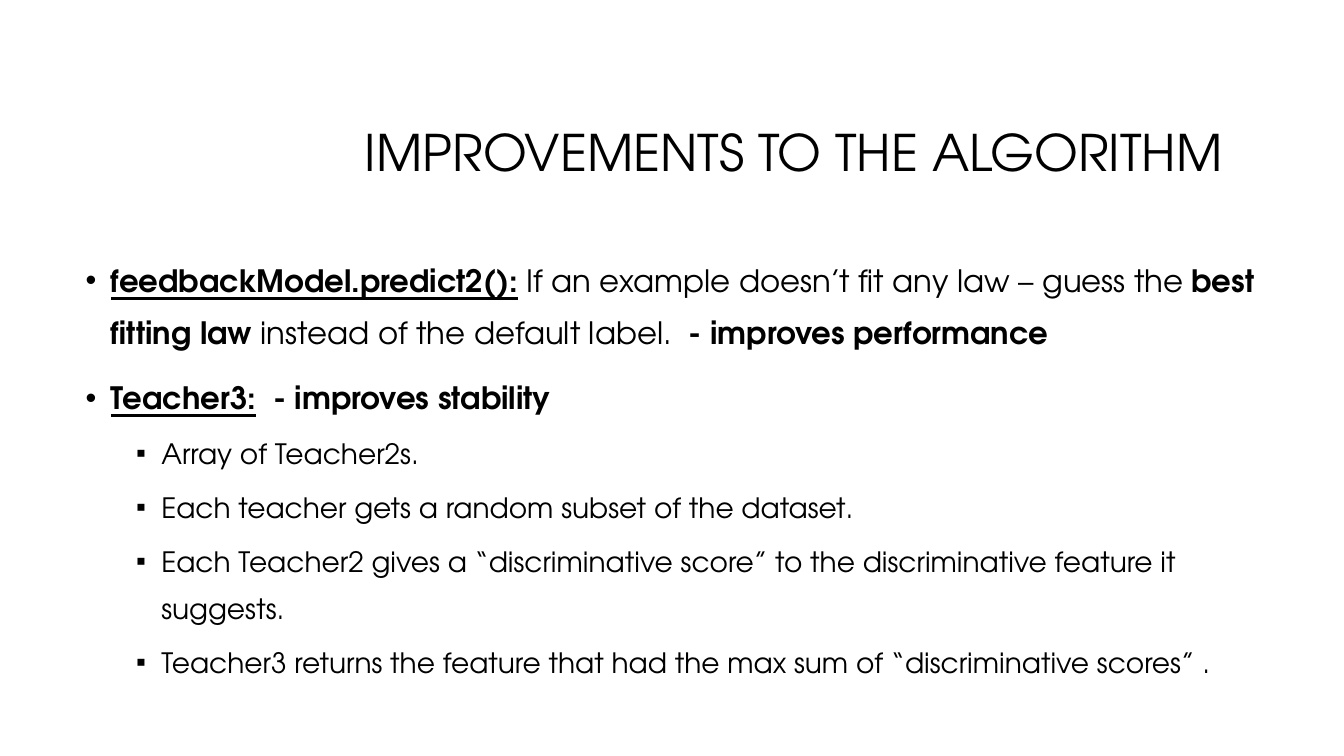
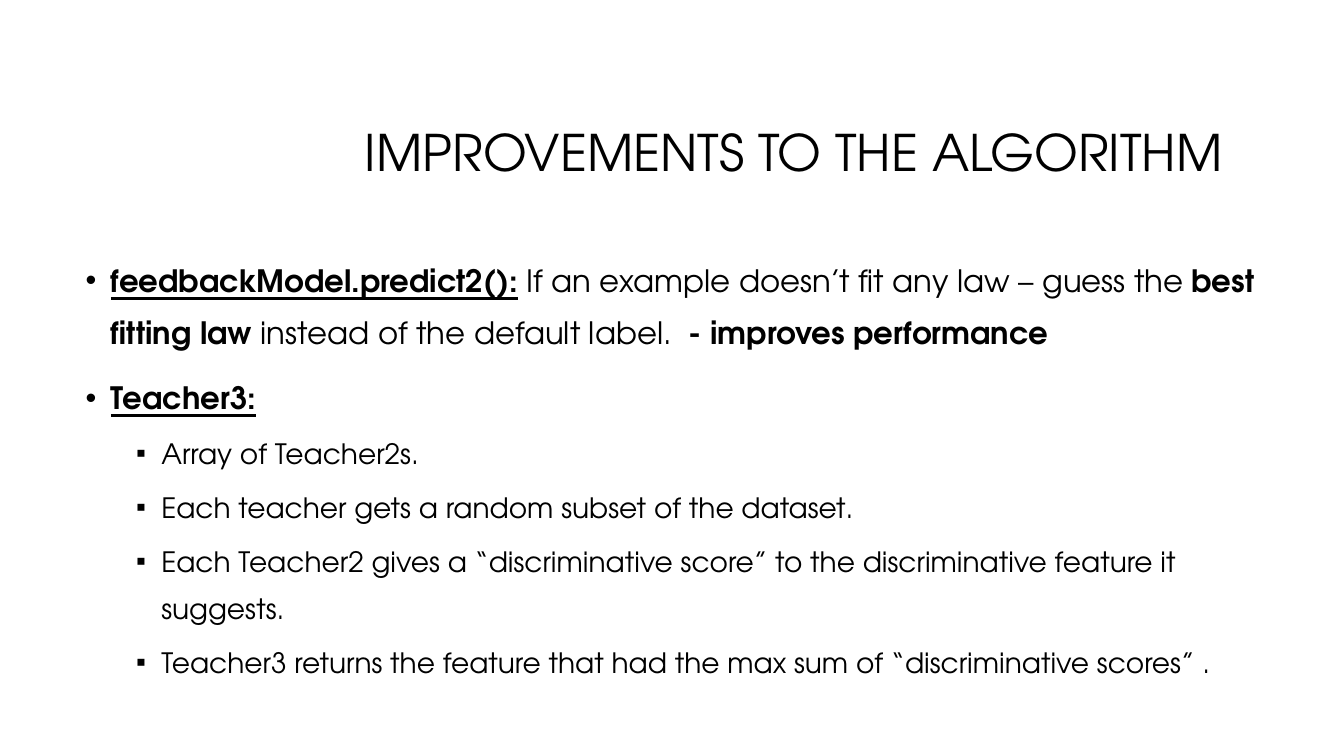
Before and after one commit to nivyosef12/Data-Analysis-Learning-with-Explanations, a slide deck: slide 9 of data_analysis_presentation_206100968_311128847.pptx (slide 10 before the commit). Drawn at 1344x756 pixels with LibreOffice and Linux fonts; fonts in the diff are those of the drawing; background and template pictures are left out. Boxes give left, top, right and bottom in pixels: in the first picture for what was removed or moved away, otherwise in the second. Text is boxed around its words. In the diff, an @@ line names an element or a change of style, - is before the commit and + after.

```diff
--- a/data_analysis_presentation_206100968_311128847.pptx
+++ b/data_analysis_presentation_206100968_311128847.pptx
@@ text at (111, 386, 256, 417): text changed @@
-• Teacher3: - improves stability
+• Teacher3:
```
Also in this commit, not shown: 5 other slides changed, 2 slides added, 3 slides removed, 1 other file.
